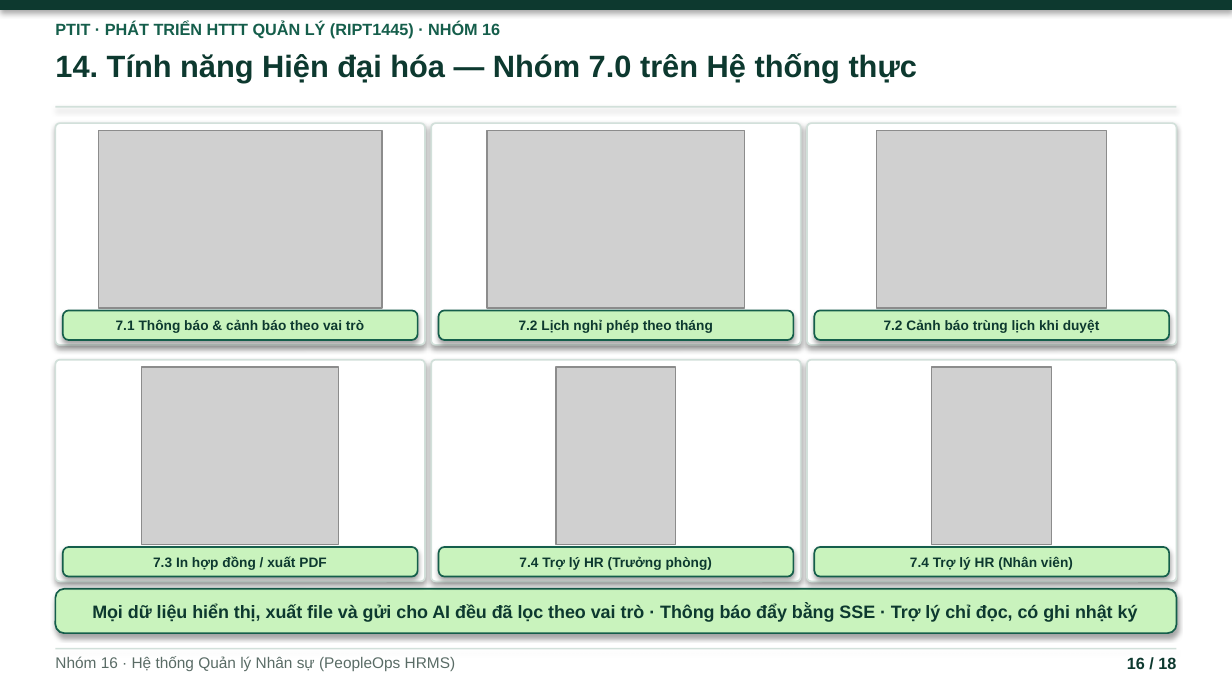
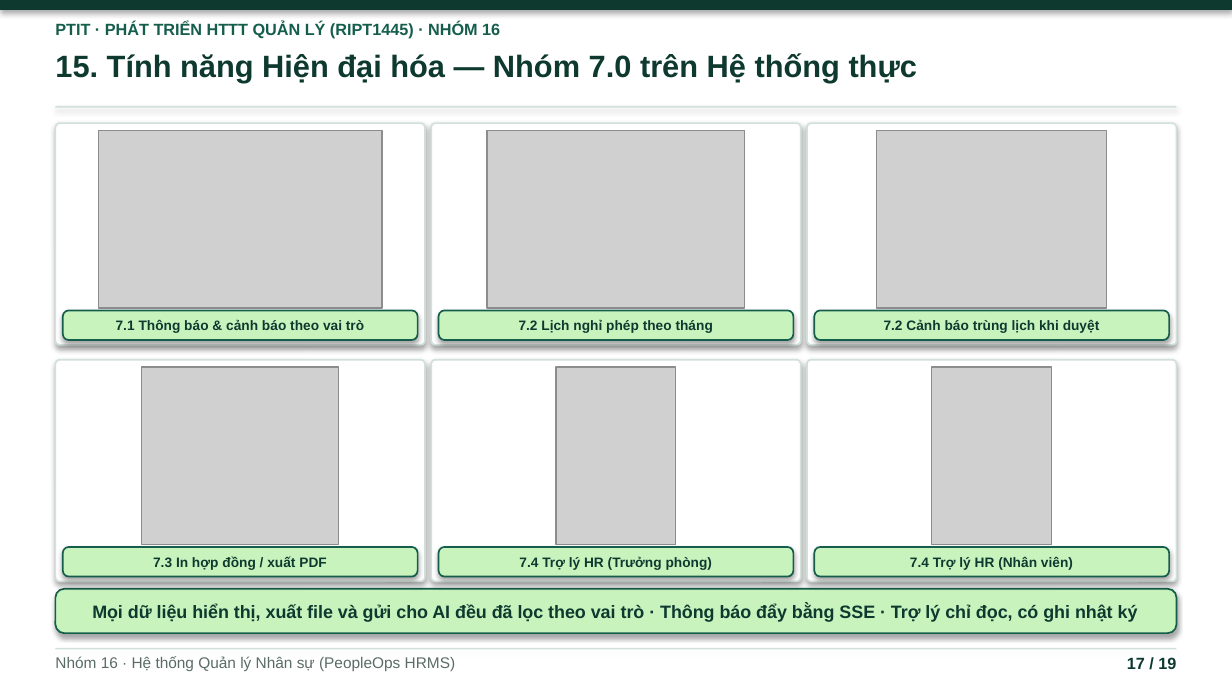
Before and after one commit to ninhduo263/human-resource-management-system, a slide deck: slide 17 of bao-cao/BAO_CAO_HTTTQL_Nhom16.pptx (slide 16 before the commit). Drawn at 1232x693 pixels with LibreOffice and Linux fonts; fonts in the diff are those of the drawing; grey boxes stand for pictures. Boxes give left, top, right and bottom in pixels: in the first picture for what was removed or moved away, otherwise in the second. Text is boxed around its words. In the diff, an @@ line names an element or a change of style, - is before the commit and + after.

```diff
--- a/bao-cao/BAO_CAO_HTTTQL_Nhom16.pptx
+++ b/bao-cao/BAO_CAO_HTTTQL_Nhom16.pptx
@@ text at (55, 53, 917, 83): text changed @@
-14. Tính năng Hiện đại hóa — Nhóm 7.0 trên Hệ thống thực
+15. Tính năng Hiện đại hóa — Nhóm 7.0 trên Hệ thống thực
@@ text at (1127, 657, 1176, 669): text changed @@
-16 / 18
+17 / 19
```
Also in this commit, not shown: 15 other slides changed, 1 slide added, 4 other files.
